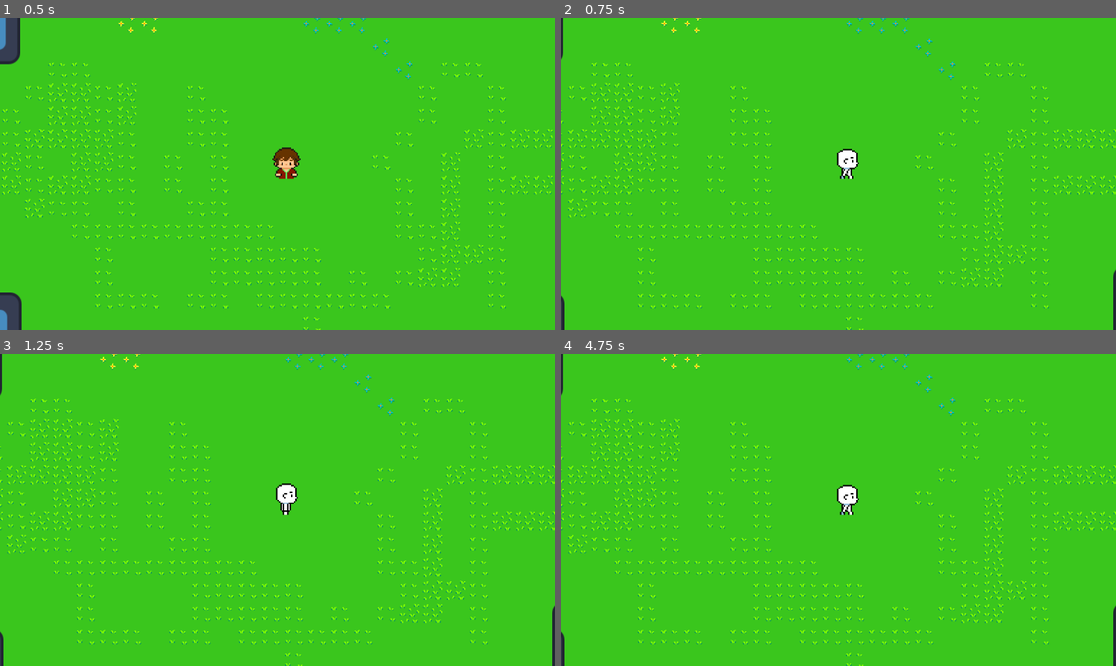
Above: before the commit, frames 1-4 (two rows, left to right).
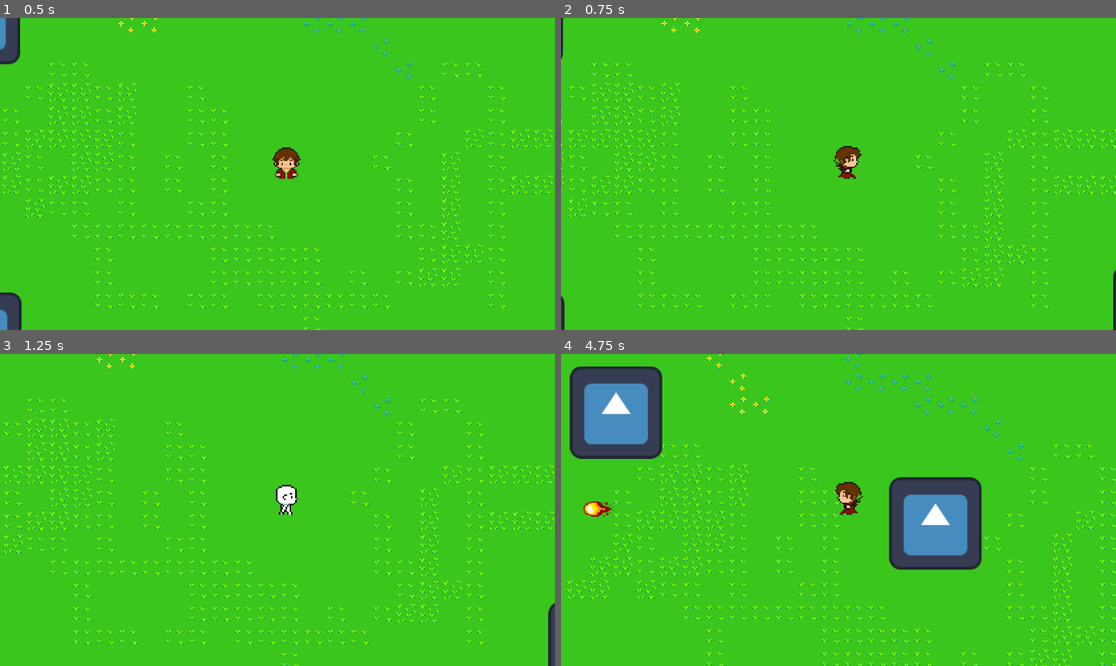
Above: after the commit, the same moments.

Repository: AlexGarciaPrada/Zelda-like-Game
Game: Godot game, scene res://PruebasAlex.tscn
Two runs of this game, one before a commit and one after it. Both use one fixed random seed, a clock stepped at 60 frames per second and the inputs below. The engine's default icon, where the game draws it, is replaced by a stand-in: a white triangle on a blue panel in a dark square.
Inputs:
- Up to frame 1 (0.5 s): no input
- Up to frame 2 (0.75 s): tap Enter at 0.5 s; hold Right (ui_right) from 0.53 s (still down); tap M (Attack) at 0.6 s
- Up to frame 3 (1.25 s): keep holding Right (ui_right); tap F (FireBall) at 0.8 s
- Up to frame 4 (4.75 s): release Right (ui_right) at 1.28 s; hold Down (ui_down) 1.28-2.03 s; tap F (FireBall) at 1.35, 2.3, 2.85, 3.8 s; tap M (Attack) at 1.55, 2.1, 3.05, 4.55 s; hold Right (ui_right) 2.03-2.78 s; hold Up (ui_up) 2.78-3.53 s; hold Left (ui_left) from 3.53 s (still down); tap I (Invisiblity) at 3.6 s; tap Ctrl at 4.35 s

Frame 1 is identical in both runs. In frame 2, 0.4% of the frame differs, in the area x 49-55%, y 40-52%; in frame 3, 6.6%; in frame 4, 17%, in the area x 0-100%, y 0-100%.

Commit message:
Lanzar hechizos animacion

Diff:
--- a/FireBall.tscn
+++ b/FireBall.tscn
@@ -43,7 +43,7 @@
 }]
 
 [node name="FireBall" type="CharacterBody2D" groups=["Weapon"]]
-scale = Vector2(0.61, 0.61)
+scale = Vector2(0.36, 0.36)
 script = ExtResource("1_eo5ir")
 
 [node name="Area2D" type="Area2D" parent="." groups=["Weapon"]]
--- a/Wizard.tscn
+++ b/Wizard.tscn
@@ -1,41 +1,27 @@
-[gd_scene load_steps=79 format=3 uid="uid://2ub8tjjgslhi"]
+[gd_scene load_steps=71 format=3 uid="uid://2ub8tjjgslhi"]
 
 [ext_resource type="Script" path="res://ShortAttack.gd" id="1_oux7l"]
-[ext_resource type="Texture2D" uid="uid://brra152o3c87p" path="res://Assets Videojuego/Sprites/Personajes/Modelo/Down/Attack/Close Attack/Abajo attack cerca.png" id="2_2knl1"]
-[ext_resource type="Texture2D" uid="uid://bl3ikjsloy3mt" path="res://Assets Videojuego/Sprites/Personajes/Modelo/Down/Idle/Abajo idle.png" id="2_5a2m7"]
 [ext_resource type="Texture2D" uid="uid://c22by4prvkljp" path="res://Assets Videojuego/Sprites/Personajes/Modelo/Down/Walk/Abajo.png" id="2_6egme"]
-[ext_resource type="Texture2D" uid="uid://cyvrbpeckvqe0" path="res://Assets Videojuego/Sprites/Personajes/Modelo/Left/Attack/Close Attack/Izquierda attack cerca.png" id="3_bucp0"]
 [ext_resource type="Texture2D" uid="uid://drw8hnhfx6w5s" path="res://Assets Videojuego/Sprites/Personajes/Protagonista/Down/Attack/Close Attack/Green/Abajo prota attack verde.png" id="3_sou3v"]
-[ext_resource type="Texture2D" uid="uid://cc70unaca17v6" path="res://Assets Videojuego/Sprites/Personajes/Modelo/Up/Idle/Arriba idle.png" id="3_yuej2"]
-[ext_resource type="Texture2D" uid="uid://byih3xsfp4nsc" path="res://Assets Videojuego/Sprites/Personajes/Modelo/Right/Attack/Close Attack/Derecha attack cerca.png" id="4_woond"]
-[ext_resource type="Texture2D" uid="uid://dumv7hxlkhyoc" path="res://Assets Videojuego/Sprites/Personajes/Modelo/Right/Idle/Derecha idle.png" id="4_yhna1"]
-[ext_resource type="Texture2D" uid="uid://dbpr02eexfqsu" path="res://Assets Videojuego/Sprites/Personajes/Modelo/Up/Attack/Close Attack/Arriba attack cerca.png" id="5_np6x4"]
-[ext_resource type="Texture2D" uid="uid://c87qvuhbeyr1x" path="res://Assets Videojuego/Sprites/Personajes/Modelo/Left/Idle/Izquierda idle.png" id="5_oyi50"]
+[ext_resource type="Texture2D" uid="uid://bbof812u2jnuq" path="res://Assets Videojuego/Sprites/Personajes/Protagonista/Left/Attack/Close Attack/Green/Izquierda prota attack verde.png" id="5_btylt"]
 [ext_resource type="Texture2D" uid="uid://bqvy5ev11cpbd" path="res://Assets Videojuego/Sprites/Personajes/Modelo/Up/Walk/Arriba walk.png" id="7_6lcvy"]
+[ext_resource type="Texture2D" uid="uid://bxwv70kbkk105" path="res://Assets Videojuego/Sprites/Personajes/Protagonista/Right/Attack/Close Attack/Green/Derecha prota attack verde.png" id="7_7opwa"]
 [ext_resource type="Texture2D" uid="uid://bbgllh2tar76v" path="res://Assets Videojuego/Sprites/Personajes/Protagonista/Down/Idle/Abajo prota idle.png" id="7_fltrc"]
-[ext_resource type="Texture2D" uid="uid://dtffs5b4pyh1q" path="res://Assets Videojuego/Sprites/Personajes/Protagonista/Up/Attack/Close Attack/Blue/Arriba prota attack azul.png" id="7_h0du3"]
 [ext_resource type="Texture2D" uid="uid://roictpoht6qe" path="res://Assets Videojuego/Sprites/Personajes/Modelo/Right/Walk/Derecha walk.png" id="8_wjhos"]
 [ext_resource type="Texture2D" uid="uid://cwxiw758l4od5" path="res://Assets Videojuego/Sprites/Personajes/Protagonista/Left/Idle/Izquierda idle prota.png" id="9_7jxq4"]
+[ext_resource type="Texture2D" uid="uid://celmmawhxcnvp" path="res://Assets Videojuego/Sprites/Personajes/Protagonista/Up/Attack/Close Attack/Green/Arriba prota attack verde (1).png" id="9_nih7w"]
 [ext_resource type="Texture2D" uid="uid://dhqyi2euhfboi" path="res://Assets Videojuego/Sprites/Personajes/Modelo/Left/Walk/Izquierda walk.png" id="9_r0bdq"]
+[ext_resource type="Texture2D" uid="uid://cplfff6ck2t50" path="res://Assets Videojuego/Sprites/Personajes/Protagonista/Down/Attack/Large Attack/Green/Abajo prota attack verde.png" id="10_bqqb2"]
 [ext_resource type="PackedScene" uid="uid://bjbcy3deg87lu" path="res://ShortAttack.tscn" id="10_exo8t"]
+[ext_resource type="Texture2D" uid="uid://68l2jnw3qg0n" path="res://Assets Videojuego/Sprites/Personajes/Protagonista/Left/Attack/Large Attack/Green/Izquierda prota attack verde.png" id="11_chbd5"]
 [ext_resource type="Texture2D" uid="uid://b7hss45ro8yd0" path="res://Assets Videojuego/Sprites/Personajes/Protagonista/Up/Idle/Arriba idle prota.png" id="11_mrr0d"]
 [ext_resource type="Texture2D" uid="uid://crnmtdutdpu5x" path="res://Assets Videojuego/Sprites/Personajes/Protagonista/Right/Idle/Derecha idle prota.png" id="11_rfj4j"]
+[ext_resource type="Texture2D" uid="uid://dtqdvejtf0bqu" path="res://Assets Videojuego/Sprites/Personajes/Protagonista/Right/Attack/Large Attack/Green/Derecha prota attack verde.png" id="12_tjoxb"]
+[ext_resource type="Texture2D" uid="uid://d0qfapmgt6knp" path="res://Assets Videojuego/Sprites/Personajes/Protagonista/Up/Attack/Large Attack/Green/Arriba prota attack verde.png" id="13_2l1od"]
 
 [sub_resource type="RectangleShape2D" id="RectangleShape2D_glctq"]
 size = Vector2(41, 49)
 
-[sub_resource type="AtlasTexture" id="AtlasTexture_cfuhe"]
-atlas = ExtResource("2_2knl1")
-region = Rect2(0, 0, 32, 32)
-
-[sub_resource type="AtlasTexture" id="AtlasTexture_bds7o"]
-atlas = ExtResource("2_2knl1")
-region = Rect2(32, 0, 32, 32)
-
-[sub_resource type="AtlasTexture" id="AtlasTexture_fpf7b"]
-atlas = ExtResource("2_2knl1")
-region = Rect2(0, 32, 32, 32)
-
 [sub_resource type="AtlasTexture" id="AtlasTexture_upgg6"]
 atlas = ExtResource("3_sou3v")
 region = Rect2(0, 0, 32, 32)
@@ -48,60 +34,40 @@
 atlas = ExtResource("3_sou3v")
 region = Rect2(0, 32, 32, 32)
 
-[sub_resource type="AtlasTexture" id="AtlasTexture_u7gmg"]
-atlas = ExtResource("3_bucp0")
-region = Rect2(0, 0, 32, 32)
-
-[sub_resource type="AtlasTexture" id="AtlasTexture_e8dyt"]
-atlas = ExtResource("3_bucp0")
-region = Rect2(32, 0, 32, 32)
-
-[sub_resource type="AtlasTexture" id="AtlasTexture_hgwsc"]
-atlas = ExtResource("3_bucp0")
-region = Rect2(0, 32, 32, 32)
-
-[sub_resource type="AtlasTexture" id="AtlasTexture_gbka4"]
-atlas = ExtResource("4_woond")
-region = Rect2(0, 0, 32, 32)
-
-[sub_resource type="AtlasTexture" id="AtlasTexture_le1bf"]
-atlas = ExtResource("4_woond")
-region = Rect2(32, 0, 32, 32)
-
-[sub_resource type="AtlasTexture" id="AtlasTexture_5v2b4"]
-atlas = ExtResource("4_woond")
-region = Rect2(0, 32, 32, 32)
-
-[sub_resource type="AtlasTexture" id="AtlasTexture_jsfn3"]
-atlas = ExtResource("5_np6x4")
-region = Rect2(0, 0, 32, 32)
-
-[sub_resource type="AtlasTexture" id="AtlasTexture_54ij7"]
-atlas = ExtResource("5_np6x4")
-region = Rect2(32, 0, 32, 32)
-
-[sub_resource type="AtlasTexture" id="AtlasTexture_ybral"]
-atlas = ExtResource("5_np6x4")
-region = Rect2(0, 32, 32, 32)
-
-[sub_resource type="AtlasTexture" id="AtlasTexture_4o2wi"]
-atlas = ExtResource("7_h0du3")
-region = Rect2(0, 0, 32, 32)
-
-[sub_resource type="AtlasTexture" id="AtlasTexture_fcs2t"]
-atlas = ExtResource("7_h0du3")
-region = Rect2(32, 0, 32, 32)
-
-[sub_resource type="AtlasTexture" id="AtlasTexture_33u4v"]
-atlas = ExtResource("7_h0du3")
-region = Rect2(0, 32, 32, 32)
-
-[sub_resource type="AtlasTexture" id="AtlasTexture_ddhlk"]
-atlas = ExtResource("2_5a2m7")
-region = Rect2(0, 0, 32, 32)
-
-[sub_resource type="AtlasTexture" id="AtlasTexture_dd8tc"]
-atlas = ExtResource("2_5a2m7")
+[sub_resource type="AtlasTexture" id="AtlasTexture_d42ep"]
+atlas = ExtResource("5_btylt")
+region = Rect2(0, 0, 32, 32)
+
+[sub_resource type="AtlasTexture" id="AtlasTexture_1bvvs"]
+atlas = ExtResource("5_btylt")
+region = Rect2(32, 0, 32, 32)
+
+[sub_resource type="AtlasTexture" id="AtlasTexture_806ja"]
+atlas = ExtResource("5_btylt")
+region = Rect2(0, 32, 32, 32)
+
+[sub_resource type="AtlasTexture" id="AtlasTexture_v3swu"]
+atlas = ExtResource("7_7opwa")
+region = Rect2(0, 0, 32, 32)
+
+[sub_resource type="AtlasTexture" id="AtlasTexture_haryt"]
+atlas = ExtResource("7_7opwa")
+region = Rect2(32, 0, 32, 32)
+
+[sub_resource type="AtlasTexture" id="AtlasTexture_e7r26"]
+atlas = ExtResource("7_7opwa")
+region = Rect2(0, 32, 32, 32)
+
+[sub_resource type="AtlasTexture" id="AtlasTexture_sj48t"]
+atlas = ExtResource("9_nih7w")
+region = Rect2(0, 0, 32, 32)
+
+[sub_resource type="AtlasTexture" id="AtlasTexture_yqkry"]
+atlas = ExtResource("9_nih7w")
+region = Rect2(32, 0, 32, 32)
+
+[sub_resource type="AtlasTexture" id="AtlasTexture_poww6"]
+atlas = ExtResource("9_nih7w")
 region = Rect2(0, 32, 32, 32)
 
 [sub_resource type="AtlasTexture" id="AtlasTexture_70y8m"]
@@ -120,14 +86,6 @@
 atlas = ExtResource("7_fltrc")
 region = Rect2(32, 32, 32, 32)
 
-[sub_resource type="AtlasTexture" id="AtlasTexture_bds3y"]
-atlas = ExtResource("5_oyi50")
-region = Rect2(0, 0, 32, 32)
-
-[sub_resource type="AtlasTexture" id="AtlasTexture_liixq"]
-atlas = ExtResource("5_oyi50")
-region = Rect2(0, 32, 32, 32)
-
 [sub_resource type="AtlasTexture" id="AtlasTexture_cfkmm"]
 atlas = ExtResource("9_7jxq4")
 region = Rect2(0, 0, 32, 32)
@@ -144,14 +102,6 @@
 atlas = ExtResource("9_7jxq4")
 region = Rect2(32, 32, 32, 32)
 
-[sub_resource type="AtlasTexture" id="AtlasTexture_cgu4s"]
-atlas = ExtResource("4_yhna1")
-region = Rect2(0, 0, 32, 32)
-
-[sub_resource type="AtlasTexture" id="AtlasTexture_kgkwv"]
-atlas = ExtResource("4_yhna1")
-region = Rect2(0, 32, 32, 32)
-
 [sub_resource type="AtlasTexture" id="AtlasTexture_6pxel"]
 atlas = ExtResource("11_rfj4j")
 region = Rect2(0, 0, 32, 32)
@@ -168,14 +118,6 @@
 atlas = ExtResource("11_rfj4j")
 region = Rect2(32, 32, 32, 32)
 
-[sub_resource type="AtlasTexture" id="AtlasTexture_l6eew"]
-atlas = ExtResource("3_yuej2")
-region = Rect2(0, 0, 32, 32)
-
-[sub_resource type="AtlasTexture" id="AtlasTexture_v8sml"]
-atlas = ExtResource("3_yuej2")
-region = Rect2(0, 32, 32, 32)
-
 [sub_resource type="AtlasTexture" id="AtlasTexture_mst0d"]
 atlas = ExtResource("11_mrr0d")
 region = Rect2(0, 0, 32, 32)
@@ -184,6 +126,38 @@
 atlas = ExtResource("11_mrr0d")
 region = Rect2(0, 32, 32, 32)
 
+[sub_resource type="AtlasTexture" id="AtlasTexture_qd1xd"]
+atlas = ExtResource("10_bqqb2")
+region = Rect2(0, 0, 32, 32)
+
+[sub_resource type="AtlasTexture" id="AtlasTexture_y7clw"]
+atlas = ExtResource("10_bqqb2")
+region = Rect2(0, 32, 32, 32)
+
+[sub_resource type="AtlasTexture" id="AtlasTexture_cnw6n"]
+atlas = ExtResource("11_chbd5")
+region = Rect2(0, 0, 32, 32)
+
+[sub_resource type="AtlasTexture" id="AtlasTexture_tf7p1"]
+atlas = ExtResource("11_chbd5")
+region = Rect2(0, 32, 32, 32)
+
+[sub_resource type="AtlasTexture" id="AtlasTexture_6rtrx"]
+atlas = ExtResource("12_tjoxb")
+region = Rect2(0, 0, 32, 32)
+
+[sub_resource type="AtlasTexture" id="AtlasTexture_n6kul"]
+atlas = ExtResource("12_tjoxb")
+region = Rect2(0, 32, 32, 32)
+
+[sub_resource type="AtlasTexture" id="AtlasTexture_rsam0"]
+atlas = ExtResource("13_2l1od")
+region = Rect2(0, 0, 32, 32)
+
+[sub_resource type="AtlasTexture" id="AtlasTexture_asnak"]
+atlas = ExtResource("13_2l1od")
+region = Rect2(0, 32, 32, 32)
+
 [sub_resource type="AtlasTexture" id="AtlasTexture_gyqos"]
 atlas = ExtResource("2_6egme")
 region = Rect2(0, 0, 32, 32)
@@ -252,20 +226,6 @@
 animations = [{
 "frames": [{
 "duration": 1.0,
-"texture": SubResource("AtlasTexture_cfuhe")
-}, {
-"duration": 1.0,
-"texture": SubResource("AtlasTexture_bds7o")
-}, {
-"duration": 1.0,
-"texture": SubResource("AtlasTexture_fpf7b")
-}],
-"loop": false,
-"name": &"attack down",
-"speed": 5.0
-}, {
-"frames": [{
-"duration": 1.0,
 "texture": SubResource("AtlasTexture_upgg6")
 }, {
 "duration": 1.0,
@@ -280,55 +240,41 @@
 }, {
 "frames": [{
 "duration": 1.0,
-"texture": SubResource("AtlasTexture_u7gmg")
-}, {
-"duration": 1.0,
-"texture": SubResource("AtlasTexture_e8dyt")
-}, {
-"duration": 1.0,
-"texture": SubResource("AtlasTexture_hgwsc")
-}],
-"loop": false,
-"name": &"attack left",
-"speed": 5.0
-}, {
-"frames": [{
-"duration": 1.0,
-"texture": SubResource("AtlasTexture_gbka4")
-}, {
-"duration": 1.0,
-"texture": SubResource("AtlasTexture_le1bf")
-}, {
-"duration": 1.0,
-"texture": SubResource("AtlasTexture_5v2b4")
-}],
-"loop": false,
-"name": &"attack right",
-"speed": 5.0
-}, {
-"frames": [{
-"duration": 1.0,
-"texture": SubResource("AtlasTexture_jsfn3")
-}, {
-"duration": 1.0,
-"texture": SubResource("AtlasTexture_54ij7")
-}, {
-"duration": 1.0,
-"texture": SubResource("AtlasTexture_ybral")
-}],
-"loop": false,
-"name": &"attack up",
-"speed": 5.0
-}, {
-"frames": [{
-"duration": 1.0,
-"texture": SubResource("AtlasTexture_4o2wi")
-}, {
-"duration": 1.0,
-"texture": SubResource("AtlasTexture_fcs2t")
-}, {
-"duration": 1.0,
-"texture": SubResource("AtlasTexture_33u4v")
+"texture": SubResource("AtlasTexture_d42ep")
+}, {
+"duration": 1.0,
+"texture": SubResource("AtlasTexture_1bvvs")
+}, {
+"duration": 1.0,
+"texture": SubResource("AtlasTexture_806ja")
+}],
+"loop": false,
+"name": &"attack left wizard",
+"speed": 5.0
+}, {
+"frames": [{
+"duration": 1.0,
+"texture": SubResource("AtlasTexture_v3swu")
+}, {
+"duration": 1.0,
+"texture": SubResource("AtlasTexture_haryt")
+}, {
+"duration": 1.0,
+"texture": SubResource("AtlasTexture_e7r26")
+}],
+"loop": false,
+"name": &"attack right wizard",
+"speed": 5.0
+}, {
+"frames": [{
+"duration": 1.0,
+"texture": SubResource("AtlasTexture_sj48t")
+}, {
+"duration": 1.0,
+"texture": SubResource("AtlasTexture_yqkry")
+}, {
+"duration": 1.0,
+"texture": SubResource("AtlasTexture_poww6")
 }],
 "loop": false,
 "name": &"attack up wizard",
@@ -336,17 +282,6 @@
 }, {
 "frames": [{
 "duration": 1.5,
-"texture": SubResource("AtlasTexture_ddhlk")
-}, {
-"duration": 1.5,
-"texture": SubResource("AtlasTexture_dd8tc")
-}],
-"loop": true,
-"name": &"idle down",
-"speed": 5.0
-}, {
-"frames": [{
-"duration": 1.5,
 "texture": SubResource("AtlasTexture_70y8m")
 }, {
 "duration": 1.5,
@@ -364,17 +299,6 @@
 }, {
 "frames": [{
 "duration": 1.5,
-"texture": SubResource("AtlasTexture_bds3y")
-}, {
-"duration": 1.5,
-"texture": SubResource("AtlasTexture_liixq")
-}],
-"loop": true,
-"name": &"idle left",
-"speed": 5.0
-}, {
-"frames": [{
-"duration": 1.5,
 "texture": SubResource("AtlasTexture_cfkmm")
 }, {
 "duration": 1.5,
@@ -392,17 +316,6 @@
 }, {
 "frames": [{
 "duration": 1.5,
-"texture": SubResource("AtlasTexture_cgu4s")
-}, {
-"duration": 1.5,
-"texture": SubResource("AtlasTexture_kgkwv")
-}],
-"loop": true,
-"name": &"idle right",
-"speed": 5.0
-}, {
-"frames": [{
-"duration": 1.5,
 "texture": SubResource("AtlasTexture_6pxel")
 }, {
 "duration": 1.5,
@@ -420,17 +333,6 @@
 }, {
 "frames": [{
 "duration": 1.5,
-"texture": SubResource("AtlasTexture_l6eew")
-}, {
-"duration": 1.5,
-"texture": SubResource("AtlasTexture_v8sml")
-}],
-"loop": true,
-"name": &"idle up",
-"speed": 5.0
-}, {
-"frames": [{
-"duration": 1.5,
 "texture": SubResource("AtlasTexture_mst0d")
 }, {
 "duration": 1.5,
@@ -438,6 +340,50 @@
 }],
 "loop": true,
 "name": &"idle up wizard",
+"speed": 5.0
+}, {
+"frames": [{
+"duration": 1.0,
+"texture": SubResource("AtlasTexture_qd1xd")
+}, {
+"duration": 1.0,
+"texture": SubResource("AtlasTexture_y7clw")
+}],
+"loop": false,
+"name": &"spell attack down wizard",
+"speed": 5.0
+}, {
+"frames": [{
+"duration": 1.0,
+"texture": SubResource("AtlasTexture_cnw6n")
+}, {
+"duration": 1.0,
+"texture": SubResource("AtlasTexture_tf7p1")
+}],
+"loop": false,
+"name": &"spell attack left wizard",
+"speed": 5.0
+}, {
+"frames": [{
+"duration": 1.0,
+"texture": SubResource("AtlasTexture_6rtrx")
+}, {
+"duration": 1.0,
+"texture": SubResource("AtlasTexture_n6kul")
+}],
+"loop": false,
+"name": &"spell attack right wizard",
+"speed": 5.0
+}, {
+"frames": [{
+"duration": 1.0,
+"texture": SubResource("AtlasTexture_rsam0")
+}, {
+"duration": 1.0,
+"texture": SubResource("AtlasTexture_asnak")
+}],
+"loop": false,
+"name": &"spell attack up wizard",
 "speed": 5.0
 }, {
 "frames": [{
@@ -525,7 +471,9 @@
 position = Vector2(13.25, -14)
 scale = Vector2(1.875, 1.875)
 sprite_frames = SubResource("SpriteFrames_p3m2i")
-animation = &"attack up wizard"
+animation = &"spell attack down wizard"
+frame = 1
+frame_progress = 1.0
 
 [node name="Weapon" parent="." instance=ExtResource("10_exo8t")]
 visible = false
Binary file added: Assets Videojuego/Sprites/Personajes/Protagonista/Down/Attack/Large Attack/Green/Abajo prota attack verde.png
Not shown, added: Assets Videojuego/Sprites/Personajes/Protagonista/Down/Attack/Large Attack/Green/Abajo prota attack verde.png.import
Not shown, added: Assets Videojuego/Sprites/Personajes/Protagonista/Left/Attack/Close Attack/Blue/Izquierda prota attack azul.png.import
Not shown, added: Assets Videojuego/Sprites/Personajes/Protagonista/Left/Attack/Close Attack/Green/Izquierda prota attack verde.png.import
Not shown, added: Assets Videojuego/Sprites/Personajes/Protagonista/Left/Attack/Close Attack/No color/Izquierda prota attack.png.import
Renamed: Assets Videojuego/Sprites/Personajes/Protagonista/Left/Attack/Close Attack/Morado/Izquierda prota attack morado.png -> Assets Videojuego/Sprites/Personajes/Protagonista/Left/Attack/Close Attack/Purple/Izquierda prota attack morado.png
Not shown, added: Assets Videojuego/Sprites/Personajes/Protagonista/Left/Attack/Close Attack/Purple/Izquierda prota attack morado.png.import
Not shown, added: Assets Videojuego/Sprites/Personajes/Protagonista/Left/Attack/Close Attack/Red/Izquierda prota attack rojo.png.import
Not shown, added: Assets Videojuego/Sprites/Personajes/Protagonista/Left/Attack/Close Attack/Yellow/Izquierda prota attack amarillo.png.import
Binary file added: Assets Videojuego/Sprites/Personajes/Protagonista/Left/Attack/Large Attack/Green/Izquierda prota attack verde.png
Not shown, added: Assets Videojuego/Sprites/Personajes/Protagonista/Left/Attack/Large Attack/Green/Izquierda prota attack verde.png.import
Not shown, added: Assets Videojuego/Sprites/Personajes/Protagonista/Right/Attack/Close Attack/Blue/Derecha prota attack azul.png.import
(and 10 more such lines)
